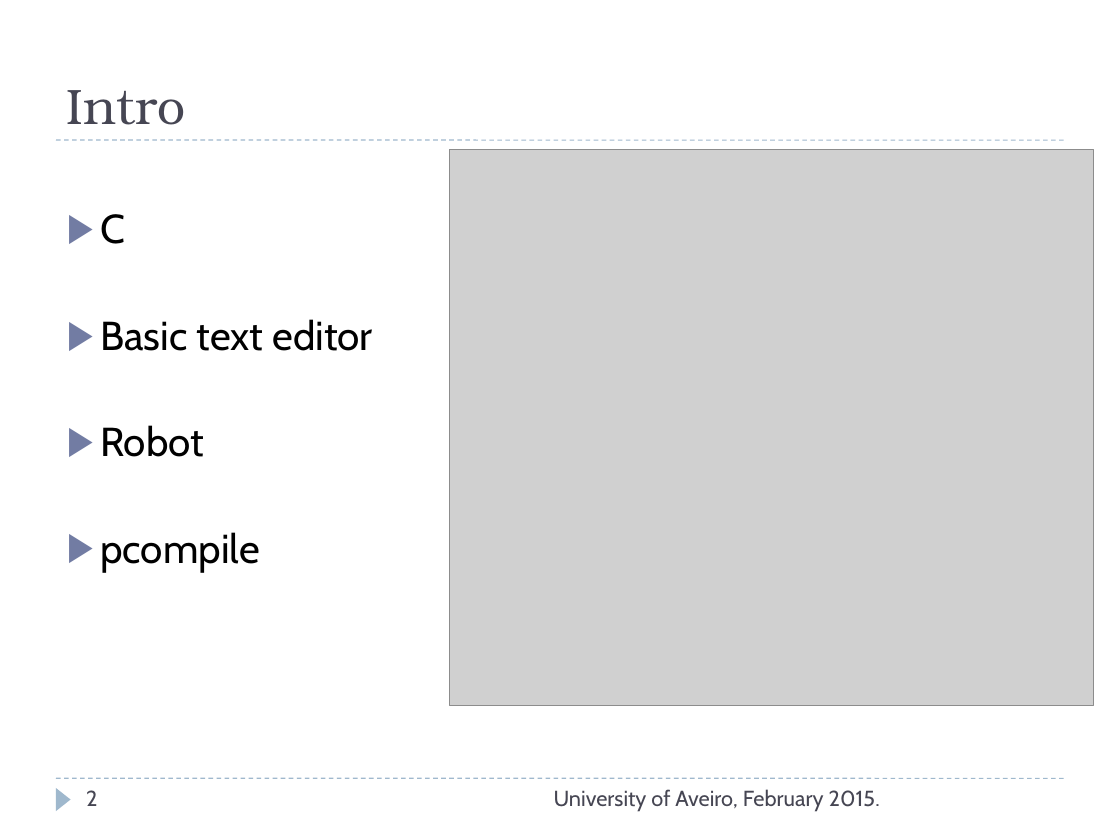
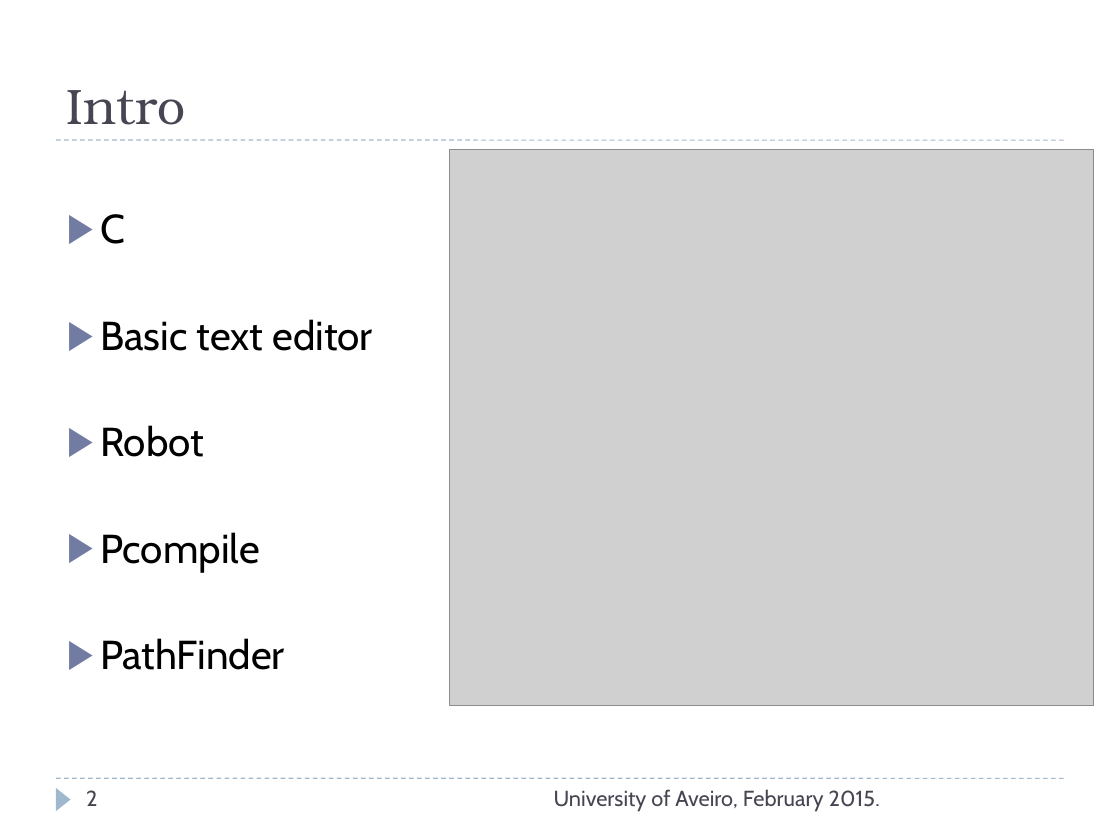
Before and after one commit to TravellerVS/RoboticAgent, a slide deck: slide 2 of Project2/Documentation/Prezentacija.ppt. Drawn at 1120x840 pixels with LibreOffice and Linux fonts; fonts in the diff are those of the drawing; grey boxes stand for pictures. Boxes give left, top, right and bottom in pixels: in the first picture for what was removed or moved away, otherwise in the second. Text is boxed around its words. In the diff, an @@ line names an element or a change of style, - is before the commit and + after.

```diff
--- a/Project2/Documentation/Prezentacija.ppt
+++ b/Project2/Documentation/Prezentacija.ppt
@@ text at [100, 532, 285, 670]: text changed @@
-▶ pcompile
+▶ Pcompile
+▶ PathFinder
```
Also in this commit, not shown: 2 other slides changed, 1 slide added, 1 other file.
